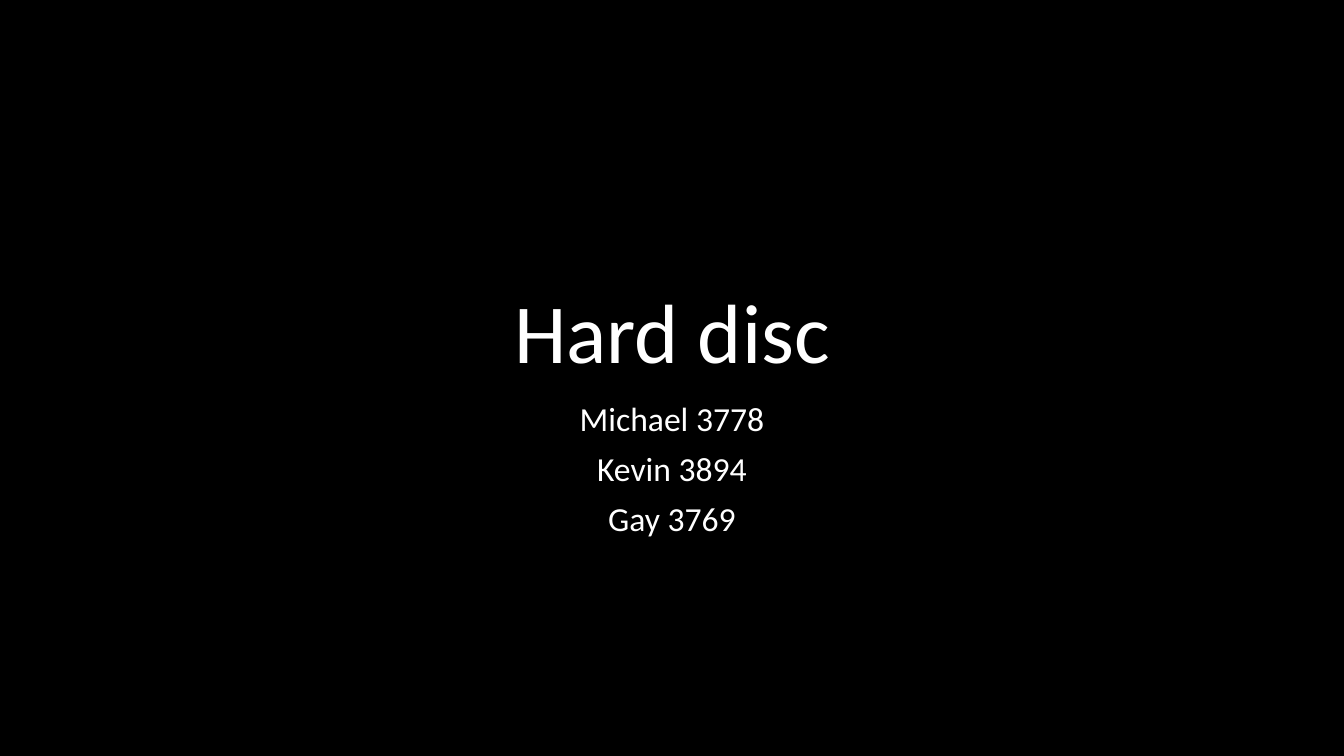
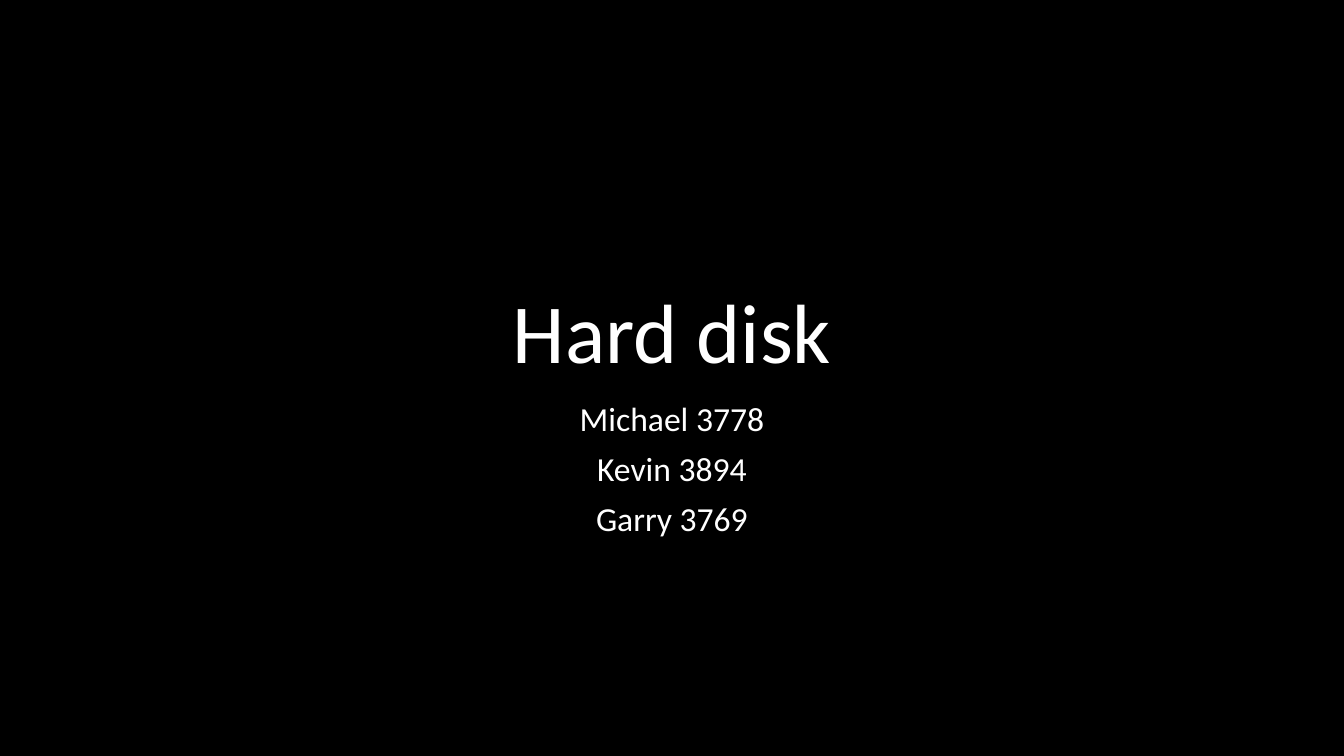
Before and after one commit to linzexinmasterchief/SchoolWorks, a slide deck: slide 1 of computerScience/hard disc.pptx. Drawn at 1344x756 pixels with LibreOffice and Linux fonts; fonts in the diff are those of the drawing. Boxes give left, top, right and bottom in pixels: in the first picture for what was removed or moved away, otherwise in the second. Text is boxed around its words. In the diff, an @@ line names an element or a change of style, - is before the commit and + after.

```diff
--- a/computerScience/hard disc.pptx
+++ b/computerScience/hard disc.pptx
@@ title at bbox=[513, 304, 831, 364]: text changed @@
-Hard disc
+Hard disk
@@ subtitle at bbox=[596, 508, 748, 537]: text changed @@
-Gay 3769
+Garry 3769
```
Also in this commit, not shown: 5 other slides changed, 6 slides added, 3 slides removed, 3 other files.
